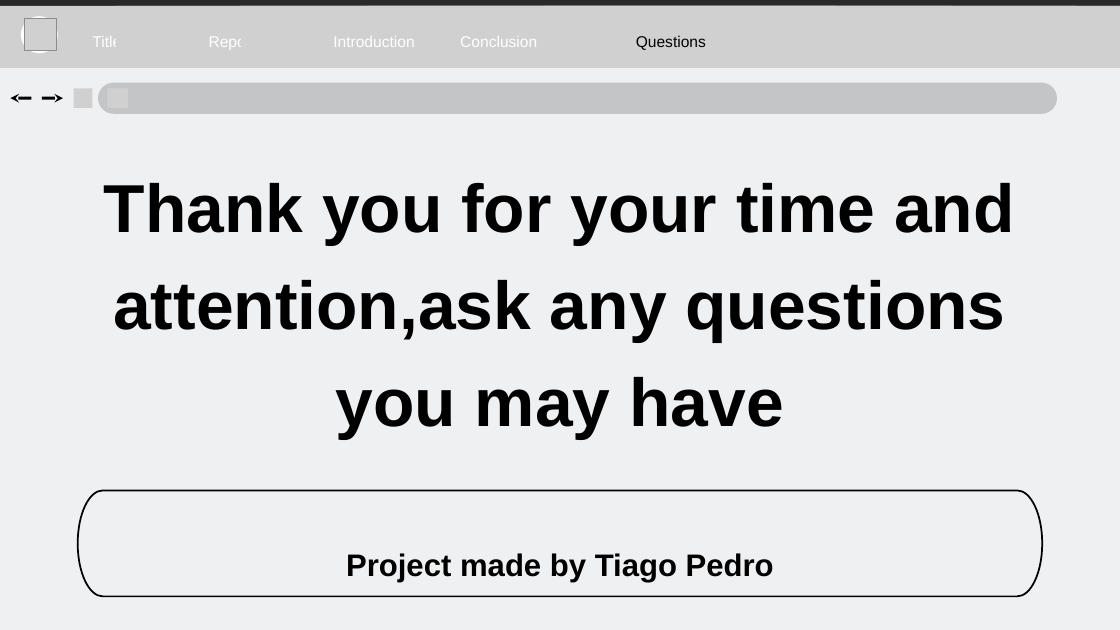
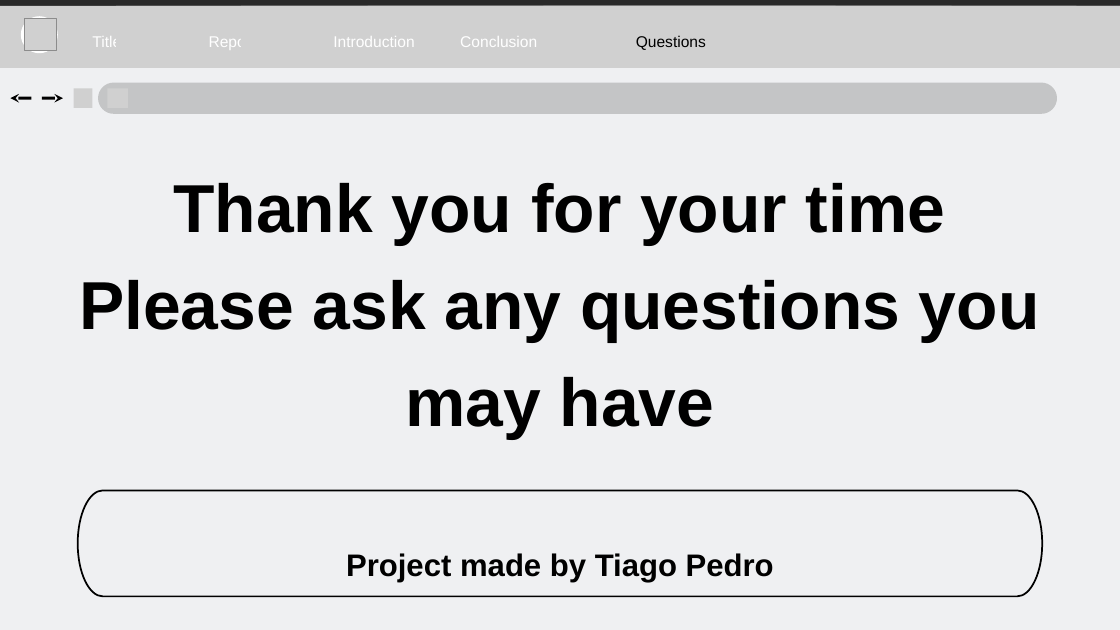
Before and after one commit to ShaQ90/final_project, a slide deck: slide 13 of slides/Final_project_presentation.odp. Drawn at 1120x630 pixels with LibreOffice and Linux fonts; fonts in the diff are those of the drawing; grey boxes stand for pictures; background and template pictures are left out. Boxes give left, top, right and bottom in pixels: in the first picture for what was removed or moved away, otherwise in the second. Text is boxed around its words. In the diff, an @@ line names an element or a change of style, - is before the commit and + after.

```diff
--- a/slides/Final_project_presentation.odp
+++ b/slides/Final_project_presentation.odp
@@ text at [79, 183, 1039, 439]: text changed @@
-Thank you for your time and attention,ask any questions you may have
+Thank you for your time
+Please ask any questions you may have
```
Also in this commit, not shown: 6 other slides changed, 1 other file.
